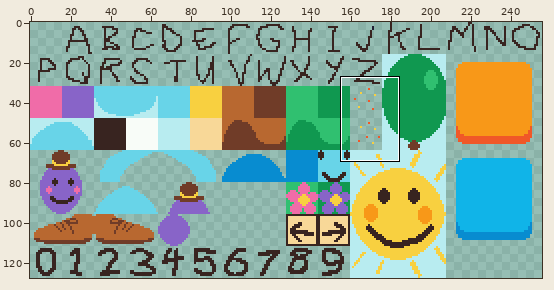
Two states of a pixel-art file, img/tileset.aseprite. The first picture is a wide view before the edit; the outline marks the close-up.
Close-up. Old version:
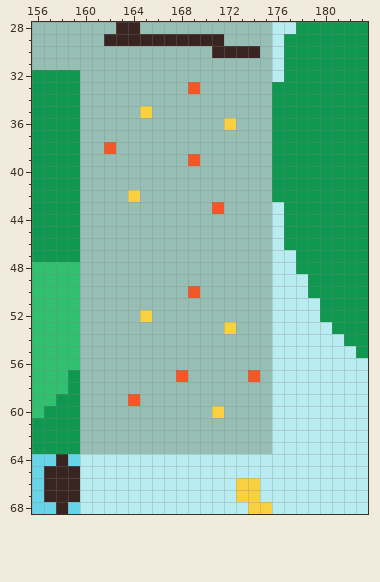
256x128 pixels, 1 frame. Shown: x 156..183, y 28..68.
Now the later version:
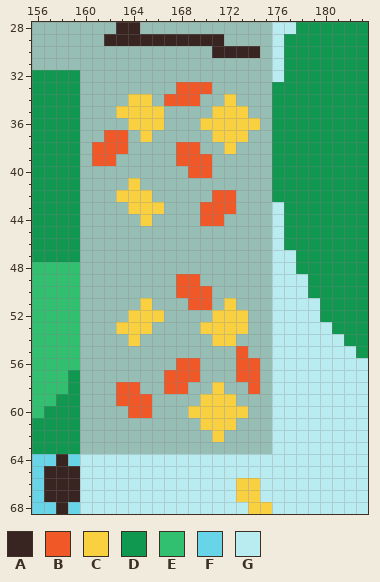
Palette (. is transparent): A #382420  B #f05828  C #f8d040  D #109850  E #30c070  F #68d4e8  G #b8ecf0
The commit says: Make confetti more visible
The exact change:
Layer "Layer":
The edit adds colour B in row 33 at x 168 and 170; in row 34 at x 167 to 169; in row 37 at x 162 to 163; in row 38 at x 161, 163 and 168 to 169; in row 39 at x 161 to 162, 168 and 170; in row 40 at x 169 to 170.
The edit adds colour B in row 42 at x 171 to 172; in row 43 at x 170 and 172; in row 44 at x 170 to 171; in row 49 at x 168 to 169; in row 50 at x 168 and 170; in row 51 at x 169 to 170.
The edit adds colour B in row 55 at x 173; in row 56 at x 168 to 169 and 173 to 174; in row 57 at x 167, 169 and 173; in row 58 at x 163 to 164, 167 to 168 and 174; in row 59 at x 163 and 165; in row 60 at x 164 to 165.
The edit adds colour C in row 34 at x 164 to 165 and 172; in row 35 at x 163 to 164, 166 and 171 to 173; in row 36 at x 164 to 166, 170 to 171 and 173 to 174; in row 37 at x 165 and 171 to 173; in row 38 at x 172; in row 41 at x 164.
The edit adds colour C in row 42 at x 163 and 165; in row 43 at x 164 to 166; in row 44 at x 165; in row 51 at x 165 and 172; in row 52 at x 164, 166 and 171 to 173; in row 53 at x 163 to 165, 170 to 171 and 173.
The edit adds colour C in row 54 at x 164 and 171 to 172; in row 58 at x 171; in row 59 at x 170 to 172; in row 60 at x 169 to 170 and 172 to 173; in row 61 at x 170 to 172; in row 62 at x 171.
Where, in picture pixels (left, top, right, bottom), the same in both close-ups:
added: (92, 82, 260, 226)
added: (116, 274, 260, 442)
